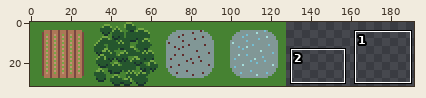
File history of a sprite sheet, ActiveGame/Art/Tiles/Tileset_Bonus.png. The first picture is a wide view before the edit; the outline marks the close-up.
Close-up. As it was:
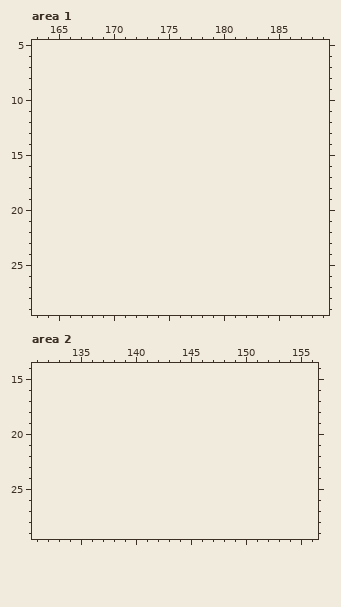
The file is 256x64 pixels, drawn in blocks of 2x2; one block is one cell here. Shown: area 1: x 163..189, y 5..29; area 2: x 131..156, y 14..29. The old version is drawn lined up with the new one, on the new canvas. The commit also changed other parts of the picture, which this record leaves out.
New version:
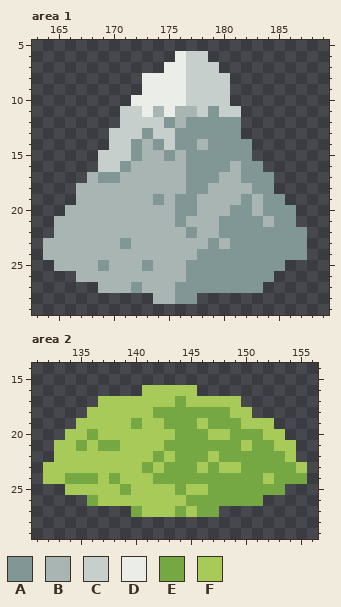
Palette (. is transparent): A #819796  B #a8b5b2  C #c7cfcc  D #ebede9  E #75a743  F #a8ca58
Difference:
canvas 128x32 -> 192x32
--- area 1
@@ x 163..189 @@
  5 ...........................
- 6 ...........................
- 7 ...........................
- 8 ...........................
- 9 ...........................
-10 ...........................
-11 ...........................
-12 ...........................
-13 ...........................
-14 ...........................
-15 ...........................
-16 ...........................
-17 ...........................
-18 ...........................
-19 ...........................
-20 ...........................
-21 ...........................
-22 ...........................
-23 ...........................
-24 ...........................
-25 ...........................
-26 ...........................
-27 ...........................
-28 ...........................
+ 6 .............DCC...........
+ 7 ............DDCCC..........
+ 8 ..........DDDDCCCC.........
+ 9 ..........DDDDCCCC.........
+10 .........DDDDDCCCC.........
+11 ........CCDBDBBCACC........
+12 ........CCCCABAAAAA........
+13 .......CCCACCAAAAAA........
+14 .......CCABACAABAAAA.......
+15 ......CCCABBABAAAAAA.......
+16 ......CCABBBBBAAAABAA......
+17 .....BAABBBBBBAAABBAAA.....
+18 ....BBBBBBBBBBAABBBBAA.....
+19 ....BBBBBBBABAABBBBABAA....
+20 ...BBBBBBBBBBAABBBAABAAA...
+21 ..BBBBBBBBBBBABBBAAAABAA...
+22 ..BBBBBBBBBBBBABBAAAAAAAA..
+23 .BBBBBBBABBBBBBBABAAAAAAA..
+24 .BBBBBBBBBBBBBBAAAAAAAAAA..
+25 ..BBBBABBBABBBAAAAAAAAA....
+26 ....BBBBBBBBBBAAAAAAAA.....
+27 ......BBBABBBAAAAAAAA......
+28 ...........BBAA............
 29 ...........................
--- area 2
@@ x 131..156 @@
 15 ..........................
-16 ..........................
-17 ..........................
-18 ..........................
-19 ..........................
-20 ..........................
-21 ..........................
-22 ..........................
-23 ..........................
-24 ..........................
-25 ..........................
-26 ..........................
-27 ..........................
+16 ..........FFFFF...........
+17 ......FFFFFFFEFFFFF.......
+18 .....FFFFFFEEEEEEEFF......
+19 ....FFFFFEFFEEEFEEEFFF....
+20 ...FFEFFFFFFFEEEFFEEEFF...
+21 ..FFEFEEFFFFEEEEEEEFEEFF..
+22 ..FFFFFFFFFEFEEEFEEEEEEF..
+23 .FFFFFFFFFEFEEEFEFFEEEEEF.
+24 .FFEEEFEFFFEEEEEEEEEEFEEE.
+25 ...FFFFFEFFFFEFFEEEEEEE...
+26 .....EFFFFFFFFEEEEEEE.....
+27 .........EFFFEFEE.........
 28 ..........................
